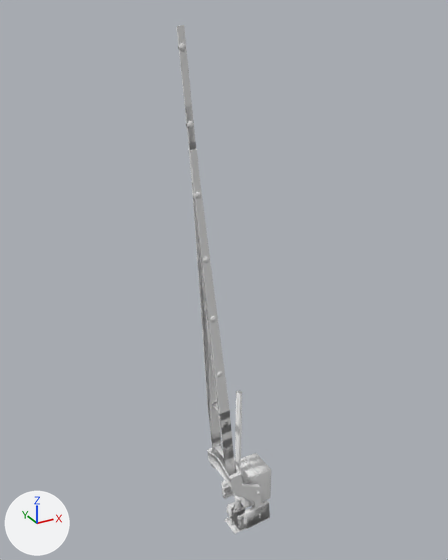
Before and after pictures for a commit that changed the OBJ model src/main/resources/assets/signalcraft/models/azd/azd99.obj.
One viewpoint serves both versions: a camera (50 mm lens) standing at (-2.77, -4.71, 5.47) and looking at (-0.09, 0.16, 3.04). Arrows for +X, +Y and +Z are at lower left; the lights stay in place. The older version comes first. Where no turn or scale is listed for an object, it has been applied to the vertices.

Names of what the first picture shows: 'azd99_motor_zavory', 'azd99_odrazky_60', 'azd99_odrazky_75', 'azd99_rameno', 'azd99_spojnice', 'azd99_zavazi_42', 'azd99_zavazi_50', 'azd99_zavazi_55', 'azd99_zavazi_60', 'azd99_zavazi_65', 'azd99_zavazi_75', 'azd99_zavazi_drzaky_42', 'azd99_zavazi_drzaky_50', 'azd99_zavazi_drzaky_60', 'azd99_zavazi_drzaky_75', 'azd99_zavora_42', 'azd99_zavora_50', 'azd99_zavora_55', 'azd99_zavora_60', 'azd99_zavora_65', 'azd99_zavora_75' and 4 more.
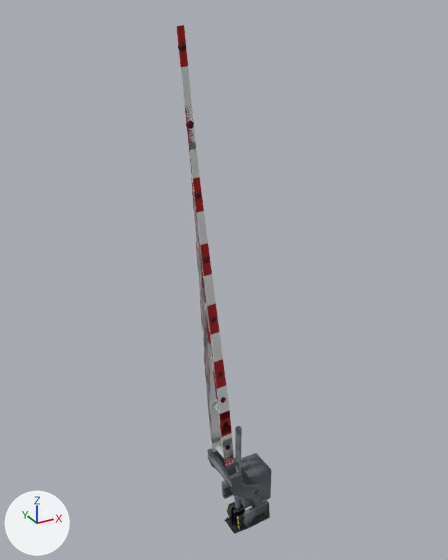
The edits, one by one:
Picture 'barrier.jpg' (img_barrier_jpg) is new.
Picture 'motor_barrier.png' (img_motor_barrier_png) is new.
In material 'motor_zavory' (mat_motor_zavory), base_color is no longer (0.8, 0.8, 0.8), white #e7e7e7.
In material 'motor_zavory' (mat_motor_zavory), texture is now set to img_motor_barrier_png.
In material 'zavora' (mat_zavora), base_color is no longer (0.8, 0.8, 0.8), white #e7e7e7.
In material 'zavora' (mat_zavora), texture is now set to img_barrier_jpg.
Material 'motor_zavory.001' (mat_motor_zavory_001) is new.
Its texture is img_motor_barrier_png.
Its roughness is 1.0.
Mesh me_azd99_stozar_delsi is new.
It has 37 vertices, 54 faces and spans x -0.033..0.033, y -0.033..0.033, z 1.072..1.35.
It uses material mat_motor_zavory_001 (picture img_motor_barrier_png).
Object 'azd99_stozar_delsi' (ob_azd99_stozar_delsi) is new; it shows me_azd99_stozar_delsi.
Its location is (0.0, 0.0, 0.0).

Where the change shows, as pixel boxes [x1, y1, x2, y2] in the pictures (448 x 560 px):
'azd99_zavora_75', surface changed: [177, 25, 234, 467] in both
'azd99_motor_zavory', surface changed (white to grey): [231, 450, 271, 509] in both
'azd99_zavora_42', surface changed: [200, 258, 234, 466] in both
'azd99_rameno', surface changed (white to grey): [208, 448, 262, 508] in both
'azd99_zavora_55', surface changed: [193, 186, 218, 410] in both
'azd99_zavora_50', surface changed: [199, 245, 218, 407] in both
'azd99_spojnice', surface changed: [207, 450, 260, 495] in both
'azd99_odrazky_75', surface changed: [178, 42, 228, 427] in both
'azd99_zavazi_75', surface changed: [222, 485, 270, 529] in both
'azd99_zavazi_42', surface changed: [222, 480, 270, 516] in both
'azd99_stozar_delsi', added: after [235, 426, 242, 451]
'azd99_zavazi_65', surface changed: [222, 485, 267, 528] in both
'azd99_zavazi_50', surface changed: [224, 483, 270, 524] in both
'azd99_odrazky_60', surface changed: [196, 227, 231, 450] in both
'azd99_zavazi_60', surface changed: [224, 484, 270, 526] in both
'azd99_zavora_60', surface changed: [188, 142, 199, 239] in both
'azd99_zavazi_55', surface changed: [222, 484, 270, 527] in both
'azd99_zavazi_drzaky_42', surface changed: [222, 485, 261, 520] in both
'azd99_zavazi_drzaky_75', surface changed: [222, 489, 261, 523] in both
'azd99_zavazi_drzaky_50', surface changed: [223, 487, 261, 522] in both
'azd99_zavazi_drzaky_60', surface changed: [223, 488, 261, 522] in both
'azd99_zavazi_drzaky_65', surface changed: [222, 488, 246, 524] in both
